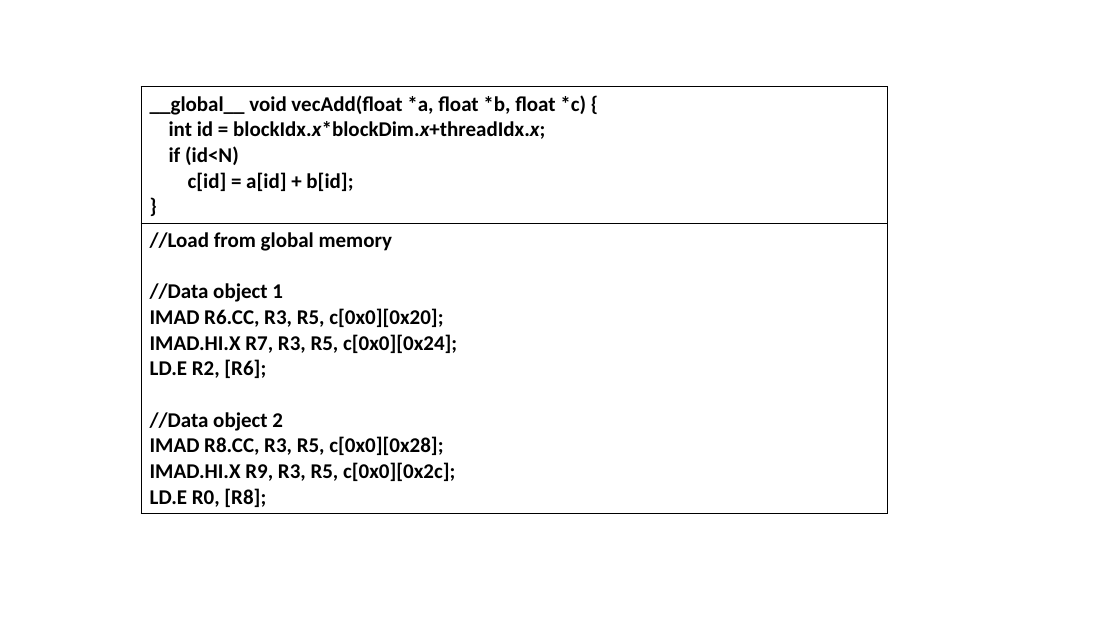
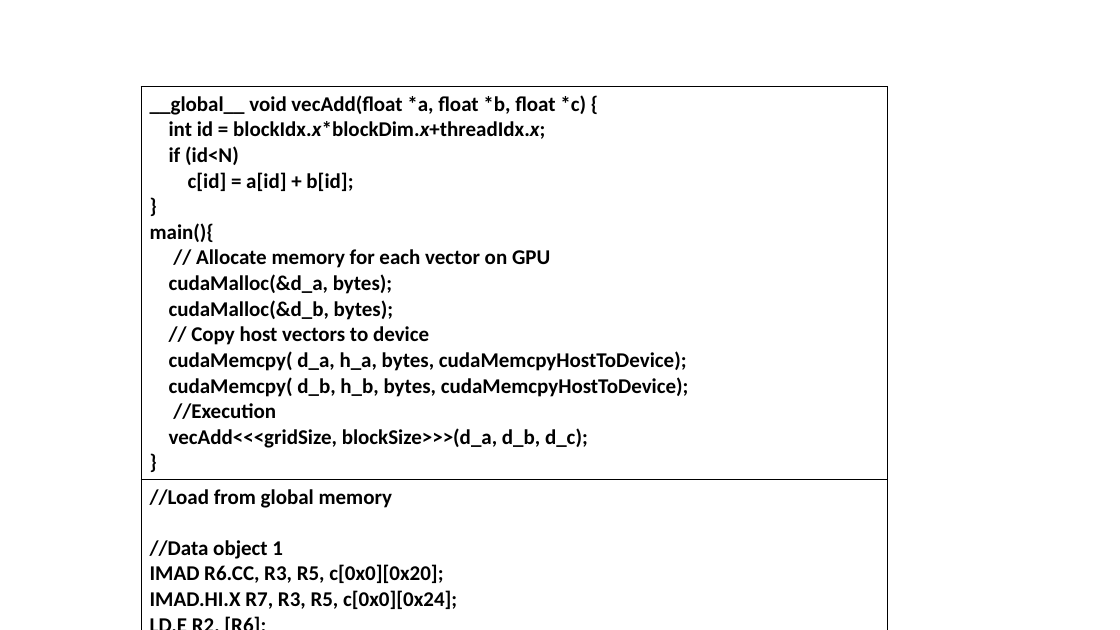
Before and after one commit to yhuanghamu/GPU-DATA-PLACEMENT, a slide deck: slide 1 of microbenchmark/Instruction analysis/Instruction Variance.pptx. Drawn at 1120x630 pixels with LibreOffice and Linux fonts; fonts in the diff are those of the drawing. Boxes give left, top, right and bottom in pixels: in the first picture for what was removed or moved away, otherwise in the second. Text is boxed around its words. In the diff, an @@ line names an element or a change of style, - is before the commit and + after.

```diff
--- a/microbenchmark/Instruction analysis/Instruction Variance.pptx
+++ b/microbenchmark/Instruction analysis/Instruction Variance.pptx
@@ table at (141,87,888,630) @@
-row 1, column 1: __global__ void vecAdd(float *a, float *b, float *c) { / int id = blockIdx.x*blockDim.x+threadIdx.x; / if (id<N) / c[id] = a[id] + b[id]; / }
+row 1, column 1: __global__ void vecAdd(float *a, float *b, float *c) { / int id = blockIdx.x*blockDim.x+threadIdx.x; / if (id<N) / c[id] = a[id] + b[id]; / } / main(){ / // Allocate memory for each vector on GPU / cudaMalloc(&d_a, bytes); / cudaMalloc(&d_b, bytes); / // Copy host vectors to device / cudaMemcpy( d_a, h_a, bytes, cudaMemcpyHostToDevice); / cudaMemcpy( d_b, h_b, bytes, cudaMemcpyHostToDevice); / //Execution / vecAdd<<<gridSize, blockSize>>>(d_a, d_b, d_c); / }
```
Also in this commit, not shown: 3 other slides changed, 4 other files.
